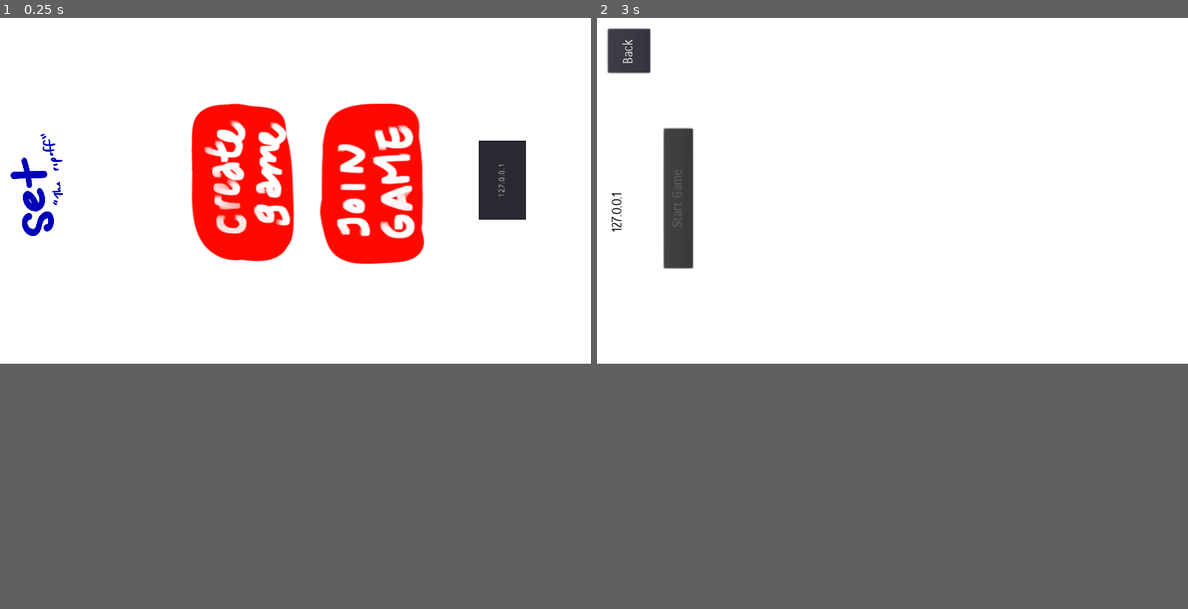
Above: before the commit, frames 1-2 (left to right).
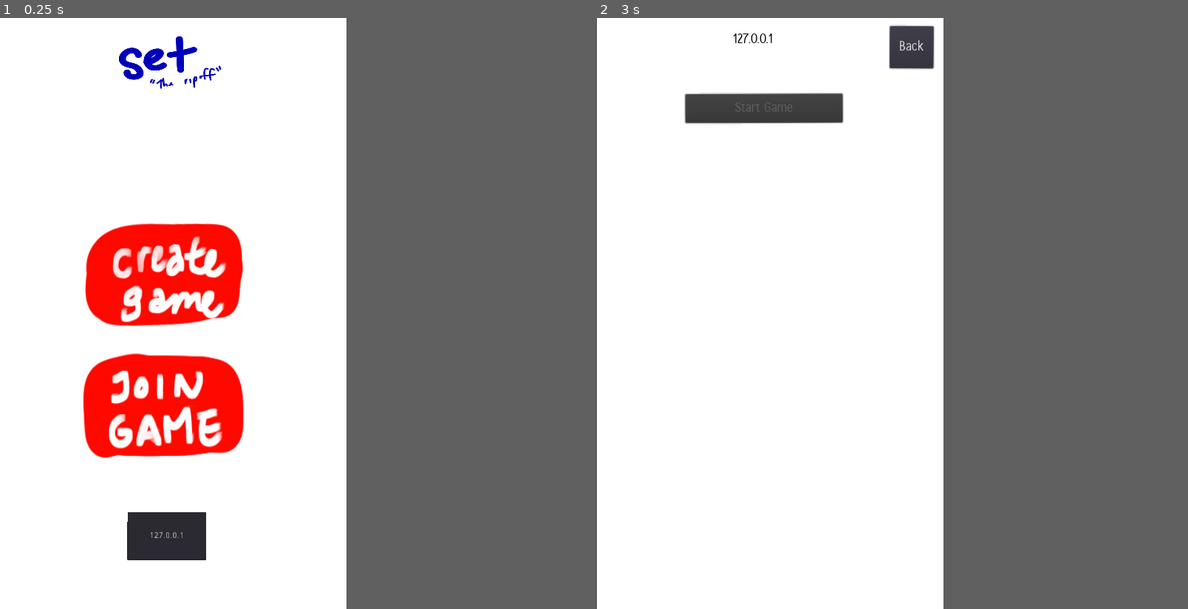
Above: after the commit, the same moments.

Repository: brennanho/Trio
Game: Godot game, scene res://Main.tscn
The game is run twice, just before and just after one commit, with the same random seed, the same clock (stepped at 60 frames per second) and the same inputs.
Inputs (mouse positions are in pixels of both pictures, inside the frame that each line leads up to; where the layout moved, square brackets give the same spot in the first picture):
- Up to frame 1 (0.25 s): no input
- Up to frame 2 (3 s): click (874, 165) [839, 183] at 0.5 s; click (874, 165) [839, 183] at 1.25 s; click (874, 165) [839, 183] at 2 s; click (874, 242) [969, 183] at 2.75 s
In our replay, the window is 800x468 before the commit and 469x800 after it. These sizes can differ from the game's own. Grey fills any space a smaller window leaves; there, only what the larger window draws over its background counts as a difference.

The runs differ from the first frame. In frame 1, 17% of the frame differs, in the area x 1-89%, y 3-92%; in frame 2, 3.9%.
Error in both runs: Invalid get index '1' (on base: 'Array'). (res://scripts/button.gd:5)

Commit message:
Vertical screen

Diff:
--- a/Lobby.tscn
+++ b/Lobby.tscn
@@ -55,10 +55,11 @@
 anchor_top = 0.0
 anchor_right = 0.0
 anchor_bottom = 0.0
-margin_left = 14.0
-margin_top = 3.0
-margin_right = 256.0
-margin_bottom = 571.0
+margin_left = 316.0
+margin_top = 39.0
+margin_right = 589.0
+margin_bottom = 615.0
+rect_rotation = 89.8098
 rect_pivot_offset = Vector2( 0, 0 )
 rect_clip_content = false
 mouse_filter = 1
@@ -74,9 +75,12 @@
 anchor_top = 0.0
 anchor_right = 0.0
 anchor_bottom = 0.0
-margin_right = 242.0
-margin_bottom = 50.0
+margin_left = -4.0
+margin_top = -22.0
+margin_right = 278.0
+margin_bottom = 55.0
 rect_min_size = Vector2( 0, 50 )
+rect_rotation = 0.0425403
 rect_pivot_offset = Vector2( 0, 0 )
 rect_clip_content = false
 focus_mode = 2
@@ -104,10 +108,11 @@
 anchor_top = 0.0
 anchor_right = 0.0
 anchor_bottom = 0.0
-margin_left = 353.0
-margin_top = -94.0
-margin_right = 429.0
-margin_bottom = -21.0
+margin_left = 434.0
+margin_top = 394.0
+margin_right = 510.0
+margin_bottom = 467.0
+rect_rotation = 90.3369
 rect_pivot_offset = Vector2( 0, 0 )
 rect_clip_content = false
 focus_mode = 2
@@ -132,10 +137,11 @@
 anchor_top = 0.0
 anchor_right = 0.0
 anchor_bottom = 0.0
-margin_left = -25.0
-margin_top = -90.0
-margin_right = 246.0
-margin_bottom = -34.0
+margin_left = 424.0
+margin_top = 68.0
+margin_right = 599.0
+margin_bottom = 124.0
+rect_rotation = 89.9868
 rect_pivot_offset = Vector2( 0, 0 )
 rect_clip_content = false
 mouse_filter = 2
@@ -144,7 +150,7 @@
 size_flags_vertical = 4
 custom_fonts/font = SubResource( 3 )
 custom_colors/font_color = Color( 0, 0, 0, 1 )
-text = "Room: "
+text = "ROOM NAME"
 align = 1
 percent_visible = 1.0
 lines_skipped = 0
--- a/Main.tscn
+++ b/Main.tscn
@@ -12,6 +12,8 @@
 anchor_right = 1.0
 anchor_bottom = 1.0
 margin_left = 3.0
+margin_top = -2.0
+margin_bottom = -2.0
 rect_pivot_offset = Vector2( 0, 0 )
 rect_clip_content = false
 mouse_filter = 0
@@ -26,11 +28,11 @@
 anchor_top = 0.0
 anchor_right = 0.0
 anchor_bottom = 0.0
-margin_left = 323.0
-margin_top = 430.0
-margin_right = 612.0
-margin_bottom = 619.0
-rect_rotation = 269.714
+margin_left = 136.0
+margin_top = 352.0
+margin_right = 425.0
+margin_bottom = 541.0
+rect_rotation = 359.829
 rect_pivot_offset = Vector2( 0, 0 )
 rect_clip_content = false
 focus_mode = 2
@@ -53,11 +55,11 @@
 anchor_top = 0.0
 anchor_right = 0.0
 anchor_bottom = 0.0
-margin_left = 542.0
-margin_top = 430.0
-margin_right = 831.0
-margin_bottom = 628.0
-rect_rotation = 270.0
+margin_left = 137.0
+margin_top = 574.0
+margin_right = 426.0
+margin_bottom = 772.0
+rect_rotation = 360.024
 rect_pivot_offset = Vector2( 0, 0 )
 rect_clip_content = false
 focus_mode = 2
@@ -107,11 +109,11 @@
 anchor_top = 0.0
 anchor_right = 0.0
 anchor_bottom = 0.0
-margin_left = 2.0
-margin_top = 408.0
-margin_right = 237.0
-margin_bottom = 726.0
-rect_rotation = -89.9787
+margin_left = 172.0
+margin_top = 21.0
+margin_right = 407.0
+margin_bottom = 339.0
+rect_rotation = -0.380222
 rect_pivot_offset = Vector2( 0, 0 )
 rect_clip_content = false
 mouse_filter = 1
--- a/Start_Game.tscn
+++ b/Start_Game.tscn
@@ -261,9 +261,10 @@
 anchor_top = 0.0
 anchor_right = 1.0
 anchor_bottom = 1.0
-margin_top = -8.0
-margin_right = -2.0
-margin_bottom = -8.0
+margin_left = 3.0
+margin_top = -1.0
+margin_right = 1.0
+margin_bottom = -1.0
 rect_pivot_offset = Vector2( 0, 0 )
 rect_clip_content = false
 mouse_filter = 0
@@ -272,27 +273,29 @@
 size_flags_vertical = 1
 _sections_unfolded = [ "Anchor", "Material", "Theme", "Visibility" ]
 
-[node name="Game_Screen" type="Container" parent="." index="0"]
-
-anchor_left = 0.0
-anchor_top = 0.0
-anchor_right = 0.0
-anchor_bottom = 0.0
-margin_left = 1019.0
-margin_top = -65.0
-margin_right = 1630.0
-margin_bottom = 593.0
-grow_horizontal = 0
-rect_rotation = 90.0
+[node name="Game_Screen" type="GridContainer" parent="." index="0"]
+
+anchor_left = 0.0
+anchor_top = 0.0
+anchor_right = 0.0
+anchor_bottom = 0.0
+margin_left = -1.0
+margin_top = 995.0
+margin_right = 614.0
+margin_bottom = 1524.0
+rect_rotation = 270.478
 rect_scale = Vector2( 1.15, 1.15 )
 rect_pivot_offset = Vector2( 0, 0 )
 rect_clip_content = false
-mouse_filter = 0
-mouse_default_cursor_shape = 0
-size_flags_horizontal = 1
-size_flags_vertical = 1
+mouse_filter = 1
+mouse_default_cursor_shape = 0
+size_flags_horizontal = 1
+size_flags_vertical = 1
+custom_constants/vseparation = 33
+custom_constants/hseparation = 47
+columns = 4
 script = ExtResource( 1 )
-_sections_unfolded = [ "Grow Direction", "Material", "Visibility" ]
+_sections_unfolded = [ "Grow Direction", "Margin", "Material", "Rect", "Visibility", "custom_constants" ]
 
 [node name="card_1" type="TextureButton" parent="Game_Screen" index="0"]
 
@@ -301,11 +304,9 @@
 anchor_top = 0.0
 anchor_right = 0.0
 anchor_bottom = 0.0
-margin_left = 590.0
-margin_top = 38.0
-margin_right = 698.0
-margin_bottom = 180.0
-rect_rotation = 90.0
+margin_right = 110.0
+margin_bottom = 150.0
+rect_min_size = Vector2( 110, 150 )
 rect_pivot_offset = Vector2( 0, 0 )
 rect_clip_content = false
 focus_mode = 2
@@ -340,11 +341,10 @@
 anchor_top = 0.0
 anchor_right = 0.0
 anchor_bottom = 0.0
-margin_left = 584.0
-margin_top = 488.0
-margin_right = 692.0
-margin_bottom = 630.0
-rect_rotation = 90.0
+margin_left = 157.0
+margin_right = 267.0
+margin_bottom = 150.0
+rect_min_size = Vector2( 110, 150 )
 rect_pivot_offset = Vector2( 0, 0 )
 rect_clip_content = false
 focus_mode = 2
@@ -379,11 +379,10 @@
 anchor_top = 0.0
 anchor_right = 0.0
 anchor_bottom = 0.0
-margin_left = 588.0
-margin_top = 337.0
-margin_right = 696.0
-margin_bottom = 479.0
-rect_rotation = 90.0
+margin_left = 314.0
+margin_right = 424.0
+margin_bottom = 150.0
+rect_min_size = Vector2( 110, 150 )
 rect_pivot_offset = Vector2( 0, 0 )
 rect_clip_content = false
 focus_mode = 2
@@ -418,11 +417,10 @@
 anchor_top = 0.0
 anchor_right = 0.0
 anchor_bottom = 0.0
-margin_left = 585.0
-margin_top = 189.0
-margin_right = 693.0
-margin_bottom = 331.0
-rect_rotation = 90.0
+margin_left = 471.0
+margin_right = 581.0
+margin_bottom = 150.0
+rect_min_size = Vector2( 110, 150 )
 rect_pivot_offset = Vector2( 0, 0 )
 rect_clip_content = false
 focus_mode = 2
@@ -457,11 +455,9 @@
 anchor_top = 0.0
 anchor_right = 0.0
 anchor_bottom = 0.0
-margin_left = 394.0
-margin_top = 490.0
-margin_right = 502.0
-margin_bottom = 632.0
-rect_rotation = 90.0
+margin_top = 183.0
+margin_right = 110.0
+margin_bottom = 333.0
 rect_pivot_offset = Vector2( 0, 0 )
 rect_clip_content = false
 focus_mode = 2
@@ -496,11 +492,11 @@
 anchor_top = 0.0
 anchor_right = 0.0
 anchor_bottom = 0.0
-margin_left = 397.0
-margin_top = 339.0
-margin_right = 505.0
-margin_bottom = 481.0
-rect_rotation = 90.0
+margin_left = 157.0
+margin_top = 183.0
+margin_right = 267.0
+margin_bottom = 333.0
+rect_min_size = Vector2( 110, 0 )
 rect_pivot_offset = Vector2( 0, 0 )
 rect_clip_content = false
 focus_mode = 2
@@ -535,11 +531,11 @@
 anchor_top = 0.0
 anchor_right = 0.0
 anchor_bottom = 0.0
-margin_left = 396.0
-margin_top = 193.0
-margin_right = 504.0
-margin_bottom = 335.0
-rect_rotation = 90.0
+margin_left = 314.0
+margin_top = 183.0
+margin_right = 424.0
+margin_bottom = 333.0
+rect_min_size = Vector2( 110, 150 )
 rect_pivot_offset = Vector2( 0, 0 )
 rect_clip_content = false
 focus_mode = 2
@@ -574,11 +570,10 @@
 anchor_top = 0.0
 anchor_right = 0.0
 anchor_bottom = 0.0
-margin_left = 217.0
-margin_top = 493.0
-margin_right = 325.0
-margin_bottom = 635.0
-rect_rotation = 90.0
+margin_left = 471.0
+margin_top = 183.0
+margin_right = 581.0
+margin_bottom = 333.0
 rect_pivot_offset = Vector2( 0, 0 )
 rect_clip_content = false
 focus_mode = 2
@@ -613,11 +608,9 @@
 anchor_top = 0.0
 anchor_right = 0.0
 anchor_bottom = 0.0
-margin_left = 214.0
-margin_top = 342.0
-margin_right = 322.0
-margin_bottom = 484.0
-rect_rotation = 90.0
+margin_top = 366.0
+margin_right = 110.0
+margin_bottom = 516.0
 rect_pivot_offset = Vector2( 0, 0 )
 rect_clip_content = false
 focus_mode = 2
@@ -652,11 +645,11 @@
 anchor_top = 0.0
 anchor_right = 0.0
 anchor_bottom = 0.0
-margin_left = 217.0
-margin_top = 187.0
-margin_right = 325.0
-margin_bottom = 329.0
-rect_rotation = 90.0
+margin_left = 157.0
+margin_top = 366.0
+margin_right = 267.0
+margin_bottom = 516.0
+rect_min_size = Vector2( 100, 150 )
 rect_pivot_offset = Vector2( 0, 0 )
 rect_clip_content = false
 focus_mode = 2
@@ -691,11 +684,10 @@
 anchor_top = 0.0
 anchor_right = 0.0
 anchor_bottom = 0.0
-margin_left = 218.0
-margin_top = 34.0
-margin_right = 326.0
-margin_bottom = 176.0
-rect_rotation = 90.0
+margin_left = 314.0
+margin_top = 366.0
+margin_right = 424.0
+margin_bottom = 516.0
 rect_pivot_offset = Vector2( 0, 0 )
 rect_clip_content = false
 focus_mode = 2
@@ -730,11 +722,10 @@
 anchor_top = 0.0
 anchor_right = 0.0
 anchor_bottom = 0.0
-margin_left = 399.0
-margin_top = 37.0
-margin_right = 507.0
-margin_bottom = 179.0
-rect_rotation = 90.0
+margin_left = 471.0
+margin_top = 366.0
+margin_right = 581.0
+margin_bottom = 516.0
 rect_pivot_offset = Vector2( 0, 0 )
 rect_clip_content = false
 focus_mode = 2
@@ -750,7 +741,7 @@
 texture_normal = ExtResource( 14 )
 expand = true
 script = ExtResource( 3 )
-_sections_unfolded = [ "Textures" ]
+_sections_unfolded = [ "Rect", "Textures" ]
 
 [node name="fade" type="AnimationPlayer" parent="Game_Screen/card_12" index="0"]
 
@@ -768,11 +759,11 @@
 anchor_top = 0.0
 anchor_right = 0.0
 anchor_bottom = 0.0
-margin_left = 32.0
-margin_top = 575.0
-margin_right = 237.0
-margin_bottom = 866.0
-rect_rotation = 270.0
+margin_left = 6.0
+margin_top = 2.0
+margin_right = 311.0
+margin_bottom = 206.0
+rect_rotation = 359.686
 rect_pivot_offset = Vector2( 0, 0 )
 rect_clip_content = false
 mouse_filter = 1
@@ -781,7 +772,7 @@
 size_flags_vertical = 1
 alignment = 0
 script = ExtResource( 15 )
-_sections_unfolded = [ "Rect" ]
+_sections_unfolded = [ "Anchor", "Rect", "Visibility" ]
 
 [node name="Timer" type="Timer" parent="." index="2"]
 
@@ -798,11 +789,11 @@
 anchor_top = 0.0
 anchor_right = 0.0
 anchor_bottom = 0.0
-margin_left = 21.0
-margin_top = 156.0
-margin_right = 103.0
-margin_bottom = 211.0
-rect_rotation = 270.0
+margin_left = 485.0
+margin_top = 31.0
+margin_right = 567.0
+margin_bottom = 86.0
+rect_rotation = 359.64
 rect_pivot_offset = Vector2( 0, 0 )
 rect_clip_content = false
 mouse_filter = 2
--- a/project.godot
+++ b/project.godot
@@ -20,6 +20,8 @@
 
 [display]
 
+window/size/width=600
+window/size/height=1024
 window/handheld/emulate_touchscreen=true
 window/stretch/mode="2d"
 window/stretch/aspect="keep"
Not shown, changed: export_presets.cfg
Not shown, changed: Set.apk
